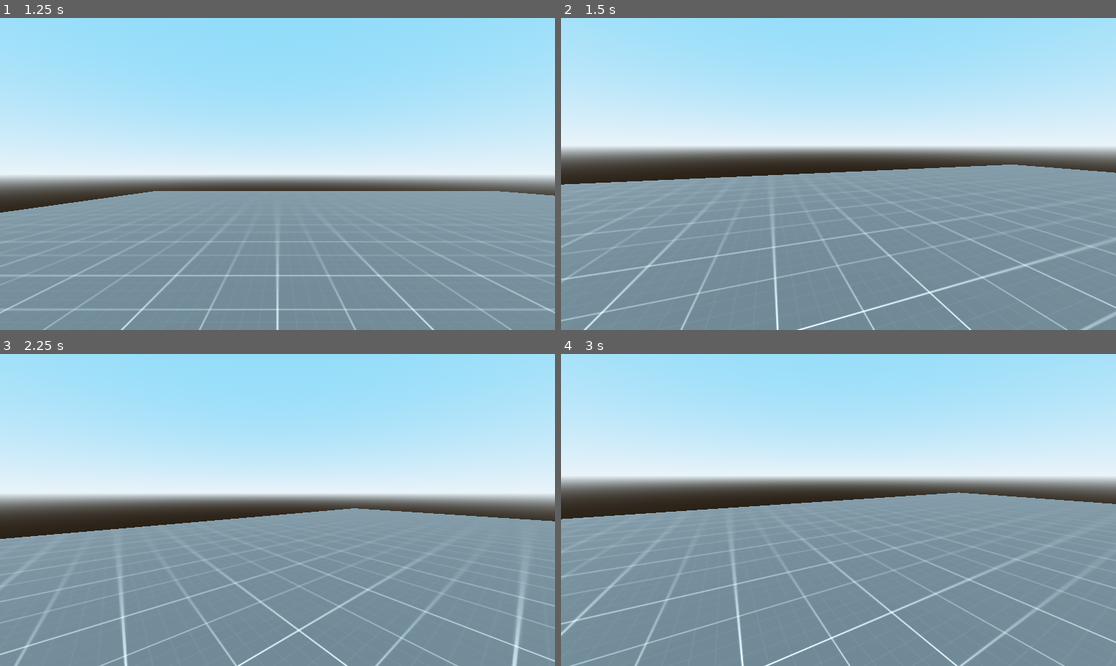
Above: before the commit, frames 1-4 (two rows, left to right).
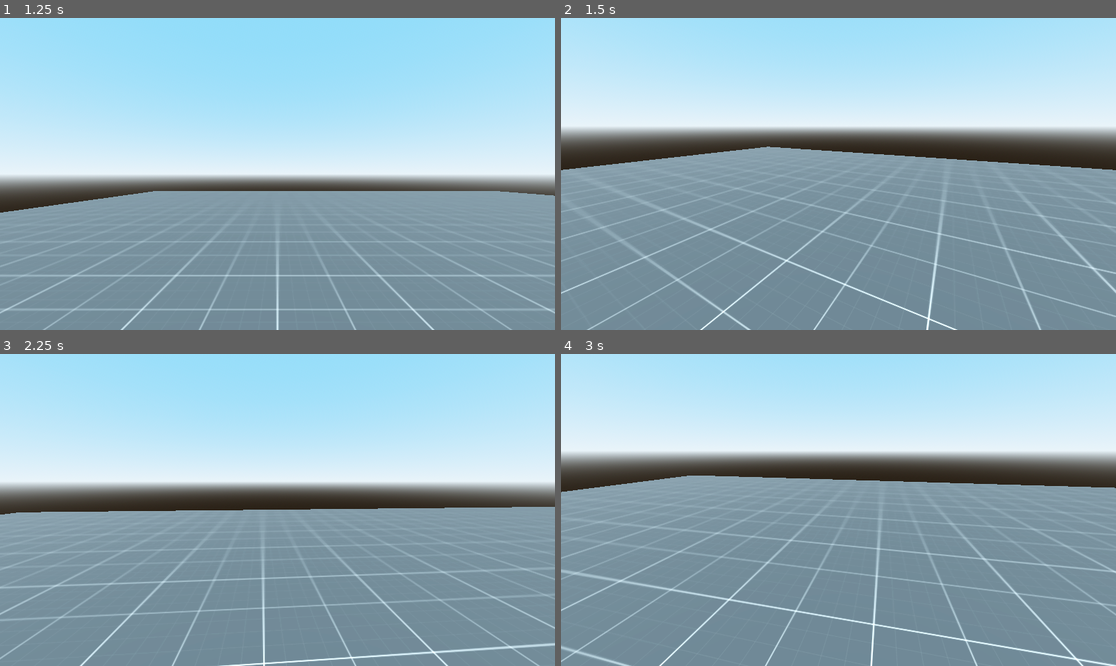
Above: after the commit, the same moments.

Repository: stellaradix/steelpusher
Game: Godot game, scene res://scenes/main.tscn
The game is run twice, just before and just after one commit, with the same random seed, the same clock (stepped at 60 frames per second) and the same inputs.
Inputs (mouse positions are in pixels of both pictures, inside the frame that each line leads up to):
- Up to frame 1 (1.25 s): tap Enter at 0.5 s; move the mouse to (399, 158) at 0.52 s; hold D (right) from 0.53 s (still down); click (399, 158) at 0.67 s; tap Space (jump) at 0.77 s
- Up to frame 2 (1.5 s): tap Space (jump) at 1.25 s; move the mouse to (810, 174) at 1.27 s; release D (right) at 1.28 s; hold W (forward) from 1.28 s (still down)
- Up to frame 3 (2.25 s): keep holding W (forward); tap Space (jump) at 1.52 s; tap Enter at 2 s; move the mouse to (288, 503) at 2.02 s
- Up to frame 4 (3 s): keep holding W (forward); tap Space (jump) at 2.75 s; move the mouse to (832, 516) at 2.77 s

Frame 1 is identical in both runs. In frame 2, 19% of the frame differs, in the area x 0-100%, y 34-100%; in frame 3, 16%; in frame 4, 23%, in the area x 0-100%, y 23-100%.
Error before the commit: Attempt to call function 'send_event' in base 'null instance' on a null instance. (res://scenes/player.gd:69)
Error after the commit: Attempt to call function 'send_event' in base 'null instance' on a null instance. (res://scenes/player/player.gd:69)

Commit message:
working on changing state machine

Diff:
--- a/steel-pusher/project.godot
+++ b/steel-pusher/project.godot
@@ -18,6 +18,11 @@
 [autoload]
 
 GameState="*res://singletons/game_state.gd"
+
+[display]
+
+window/size/viewport_width=1920
+window/size/viewport_height=1080
 
 [editor_plugins]
 
--- a/steel-pusher/scenes/main.tscn
+++ b/steel-pusher/scenes/main.tscn
@@ -1,6 +1,6 @@
 [gd_scene load_steps=6 format=3 uid="uid://bl4kg2l32lmde"]
 
-[ext_resource type="PackedScene" uid="uid://8tups5t6y8gi" path="res://scenes/player.tscn" id="1_0wfyh"]
+[ext_resource type="PackedScene" uid="uid://8tups5t6y8gi" path="res://scenes/player/player.tscn" id="1_0wfyh"]
 [ext_resource type="PackedScene" uid="uid://dourmri6a7ls0" path="res://addons/kenney_prototype_tools/scenes/dark/dark_03.tscn" id="2_sugp2"]
 
 [sub_resource type="ProceduralSkyMaterial" id="ProceduralSkyMaterial_0wfyh"]
--- a/steel-pusher/scenes/player.tscn
+++ /dev/null
@@ -1,11 +0,0 @@
-[gd_scene load_steps=3 format=3 uid="uid://8tups5t6y8gi"]
-
-[ext_resource type="Script" uid="uid://x3lojlgg5apg" path="res://scenes/player.gd" id="1_3vyb7"]
-
-[sub_resource type="CapsuleShape3D" id="CapsuleShape3D_sgp6g"]
-
-[node name="Player" type="CharacterBody3D"]
-script = ExtResource("1_3vyb7")
-
-[node name="CollisionShape3D" type="CollisionShape3D" parent="."]
-shape = SubResource("CapsuleShape3D_sgp6g")
--- a/steel-pusher/scenes/player.gd
+++ b/steel-pusher/scenes/player/player.gd
@@ -1,4 +1,4 @@
-extends CharacterBody3D
+class_name Player extends CharacterBody3D
 
 
 @onready var camera = get_viewport().get_camera_3d()
--- /dev/null
+++ b/steel-pusher/scenes/player/player.tscn
@@ -0,0 +1,21 @@
+[gd_scene load_steps=5 format=3 uid="uid://8tups5t6y8gi"]
+
+[ext_resource type="Script" uid="uid://x3lojlgg5apg" path="res://scenes/player/player.gd" id="1_3vyb7"]
+[ext_resource type="Script" uid="uid://cyjj3nyqr8e3y" path="res://addons/state_machine_nodes/state_machine.gd" id="2_qhqgy"]
+[ext_resource type="Script" uid="uid://dsnjlxvj4s1uu" path="res://addons/state_machine_nodes/state_node.gd" id="3_dqkch"]
+
+[sub_resource type="CapsuleShape3D" id="CapsuleShape3D_sgp6g"]
+
+[node name="Player" type="CharacterBody3D"]
+script = ExtResource("1_3vyb7")
+
+[node name="CollisionShape3D" type="CollisionShape3D" parent="."]
+shape = SubResource("CapsuleShape3D_sgp6g")
+
+[node name="StateMachine" type="Node" parent="."]
+script = ExtResource("2_qhqgy")
+metadata/_custom_type_script = "uid://cyjj3nyqr8e3y"
+
+[node name="StateNode" type="Node" parent="StateMachine"]
+script = ExtResource("3_dqkch")
+metadata/_custom_type_script = "uid://dsnjlxvj4s1uu"
--- /dev/null
+++ b/steel-pusher/scenes/player/states/common_state.gd
@@ -0,0 +1,6 @@
+extends StateNode
+
+var player: Player
+
+func _state_machine_ready() -> void:
+	player = get_target()
Renamed: steel-pusher/scenes/player.gd.uid -> steel-pusher/scenes/player/player.gd.uid
Not shown, added: steel-pusher/scenes/player/states/common_state.gd.uid
